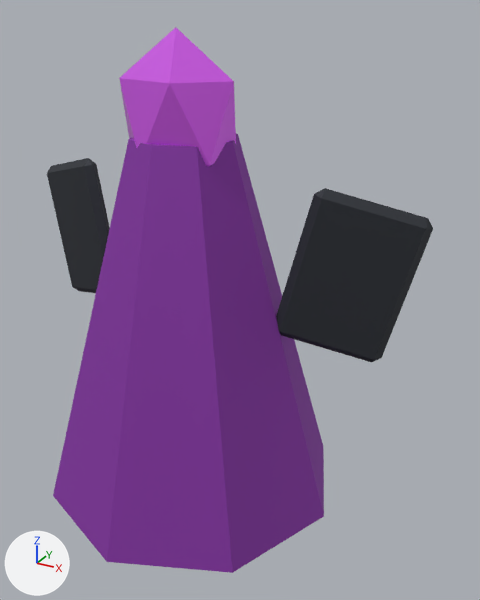
What one commit did to the glTF model assets/models/boss_dread_veil.glb.
Camera for both pictures: a camera (50 mm lens) standing at (2.29, -3.45, 3.22) and looking at (0.32, 0.12, 1.44). Lighting does not change. The marker at lower left points along +X, +Y and +Z. The older version comes first.

Names of what the first picture shows: 'boss_dread_veil'.
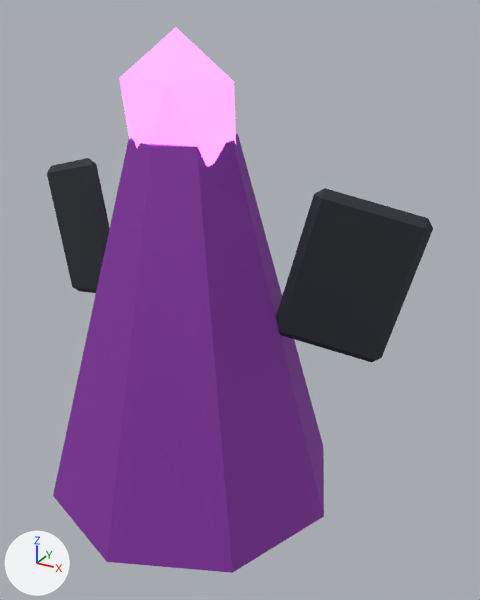
Location of each change, (x1, y1, x2, y2) in pixels of the pictures (480 x 600 px):
'boss_dread_veil', recoloured, surface changed (purple to pink): (119, 27, 240, 170) in both

The edits, one by one:
In material 'boss_dread_veil_core' (mat_boss_dread_veil_core), emission_color is now set to (0.904, 0.184, 1.0), pink #f477ff.
In material 'boss_dread_veil_core' (mat_boss_dread_veil_core), emission_strength is now set to 2.2.
